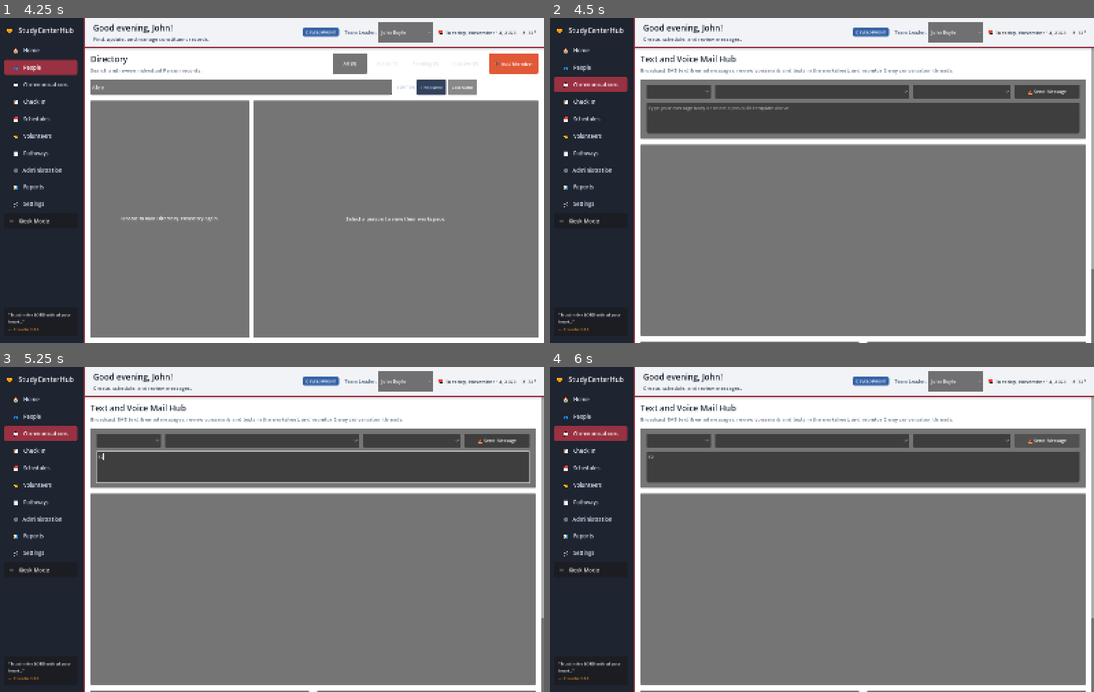
Above: before the commit, frames 1-4 (two rows, left to right).
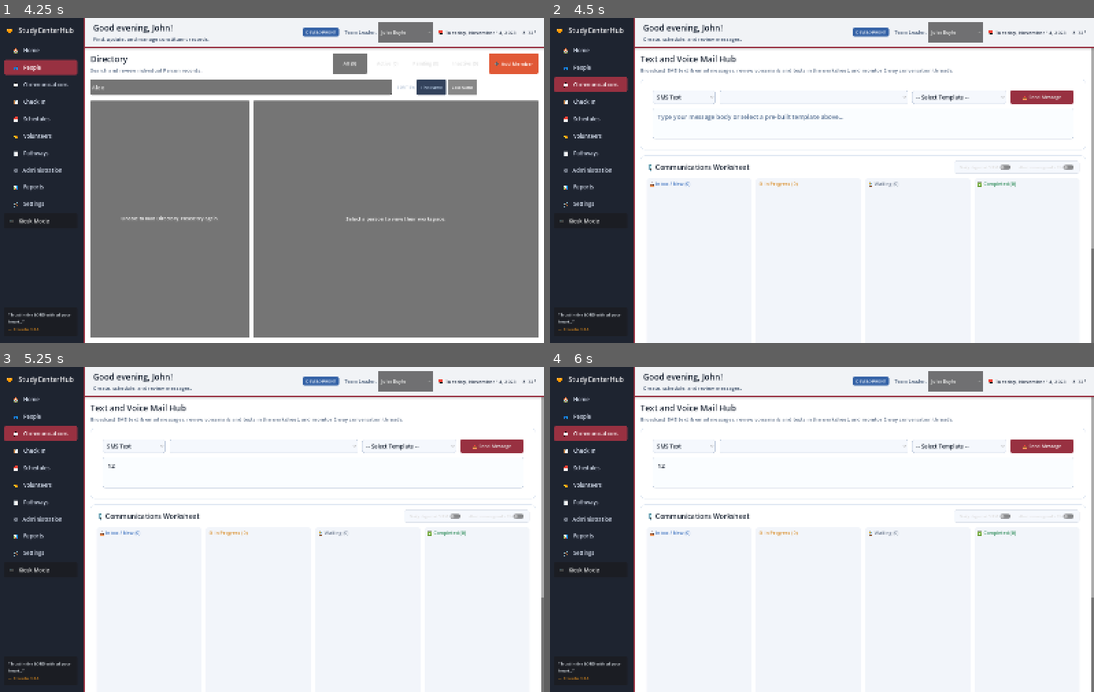
Above: after the commit, the same moments.

Repository: johnboyte/StudyCenterHub-Desktop
Game: Godot game, scene res://app/scenes/app_shell.tscn
Two runs of this game, one before a commit and one after it. Both use one fixed random seed, a clock stepped at 60 frames per second and the inputs below.
Inputs (mouse positions are in pixels of both pictures, inside the frame that each line leads up to):
- Up to frame 1 (4.25 s): click "🏠 Home" at 0.5 s; click "👥 People" at 1.25 s; click (239, 86) at 2.02 s; type "Alex" at 2.1 s; click "First Name" at 2.75 s; click "Last Name" at 3.5 s
- Up to frame 2 (4.5 s): click "💬 Communications" at 4.25 s
- Up to frame 3 (5.25 s): click (315, 467) at 5.02 s; type "12" at 5.1 s
- Up to frame 4 (6 s): click "📤 Send Message" at 5.75 s

Frame 1 is identical in both runs. In frame 2, 64% of the frame differs, in the area x 16-100%, y 18-100%; in frame 3, 64%; in frame 4, 64%.
Error before the commit: Parse Error: Identifier "recipient" not declared in the current scope. (res://app/scenes/communications_view.gd:794)

Commit message:
fix(ui): remove hardcoded administration modules subtab override and support launch view overrides

Diff:
--- a/app/scenes/administration_view.gd
+++ b/app/scenes/administration_view.gd
@@ -75,10 +75,11 @@
 }
 
 func receive_navigation_context(params: Dictionary = {}) -> void:
-	if params.get("tab") == "campus_community":
-		active_tab = "campus_community"
+	if params.has("tab"):
+		active_tab = str(params["tab"])
 		if params.has("sub_tab"):
 			cc_admin_sub_tab = str(params["sub_tab"])
+			ivr_sub_tab = str(params["sub_tab"])
 		switch_tab(active_tab)
 	elif params.get("queue_mode", false) == true or params.get("queue_id") == "failed_inbound_events":
 		active_tab = "sync_engine"
@@ -88,6 +89,9 @@
 	_init_database()
 	_style_card()
 	_connect_tabs()
+	var init_subtab = OS.get_environment("STUDYCENTERHUB_INITIAL_SUBTAB")
+	if init_subtab != "":
+		active_tab = init_subtab
 
 	# Dynamically instantiate IVR and Sessions tab buttons in TabHBox
 	btn_tab_ivr = Button.new()
@@ -207,7 +211,7 @@
 	if content_card:
 		content_card.child_order_changed.connect(_setup_scroll_handling)
 
-	switch_tab("modules")
+	switch_tab(active_tab)
 
 func _init_database() -> void:
 	if not db:
--- a/app/scenes/app_shell.gd
+++ b/app/scenes/app_shell.gd
@@ -83,8 +83,11 @@
 	_update_date_and_weather()
 	_connect_nav_signals()
 	top_header_bar.resized.connect(_adjust_content_area_offset)
-	_adjust_content_area_offset()
-	switch_view("home")
+	var init_view = OS.get_environment("STUDYCENTERHUB_INITIAL_VIEW")
+	if init_view != "":
+		switch_view(init_view)
+	else:
+		switch_view("home")
 	_start_auto_sync()
 
 func _start_auto_sync() -> void:
--- a/app/scenes/attendance_view.gd
+++ b/app/scenes/attendance_view.gd
@@ -891,19 +891,21 @@
 	var wday_name = day_names[int(date_dict["weekday"])]
 	var m_name = month_names[int(date_dict["month"]) - 1]
 
-	date_label.text = "%s, %s %d, %d" % [wday_name, m_name, date_dict["day"], date_dict["year"]]
-	btn_date_pick.text = "📅 %02d/%02d/%04d" % [date_dict["month"], date_dict["day"], date_dict["year"]]
+	if date_label: date_label.text = "%s, %s %d, %d" % [wday_name, m_name, date_dict["day"], date_dict["year"]]
+	if btn_date_pick: btn_date_pick.text = "📅 %02d/%02d/%04d" % [date_dict["month"], date_dict["day"], date_dict["year"]]
 
 	var today_str = Time.get_date_string_from_system()
-	if date_str == today_str:
-		viewing_subtitle.text = "Viewing today"
-	else:
-		viewing_subtitle.text = "Viewing " + date_str
+	if viewing_subtitle:
+		if date_str == today_str:
+			viewing_subtitle.text = "Viewing today"
+		else:
+			viewing_subtitle.text = "Viewing " + date_str
 
 	_render_metrics(date_str)
 	_render_checkin_log(date_str)
 
 func _render_metrics(date_str: String) -> void:
+	if not metrics_grid: return
 	for c in metrics_grid.get_children(): c.free()
 
 	var res = db.execute("SELECT a.id, p.primary_role FROM attendance_log a LEFT JOIN people p ON p.id = a.person_id WHERE a.check_in_date = ?;", [date_str])
@@ -972,7 +974,19 @@
 	card.add_child(vbox)
 	metrics_grid.add_child(card)
 
+var current_log_sort_by: String = "first_name" # "first_name" or "last_name"
+
+func _style_sort_button(btn: Button, is_active: bool) -> void:
+	var primary_col = _get_active_theme_color()
+	var st = StyleBoxFlat.new()
+	st.bg_color = primary_col if is_active else Color(0.20, 0.26, 0.36, 1.0)
+	st.corner_radius_top_left = 4; st.corner_radius_top_right = 4; st.corner_radius_bottom_left = 4; st.corner_radius_bottom_right = 4
+	st.content_margin_left = 8; st.content_margin_right = 8; st.content_margin_top = 4; st.content_margin_bottom = 4
+	btn.add_theme_stylebox_override("normal", st)
+	btn.add_theme_color_override("font_color", Color(1, 1, 1, 1) if is_active else Color(0.70, 0.78, 0.88, 1.0))
+
 func _render_checkin_log(date_str: String) -> void:
+	if not log_card: return
 	for child in log_card.get_children(): child.queue_free()
 
 	var vbox = VBoxContainer.new(); vbox.add_theme_constant_override("separation", 14)
@@ -982,9 +996,45 @@
 	var head_vbox = VBoxContainer.new(); head_vbox.size_flags_horizontal = SIZE_EXPAND_FILL
 	var title_lbl = Label.new(); title_lbl.text = "Recent Check-ins"; title_lbl.add_theme_font_size_override("font_size", 22); title_lbl.add_theme_color_override("font_color", Color(1.0, 1.0, 1.0, 1.0))
 	head_vbox.add_child(title_lbl)
-	var sub_lbl = Label.new(); sub_lbl.text = "All check-ins for the selected date, newest first."; sub_lbl.add_theme_font_size_override("font_size", 16); sub_lbl.add_theme_color_override("font_color", Color(1.0, 1.0, 1.0, 1.0))
+	var sub_lbl = Label.new(); sub_lbl.text = "All check-ins for the selected date."; sub_lbl.add_theme_font_size_override("font_size", 16); sub_lbl.add_theme_color_override("font_color", Color(1.0, 1.0, 1.0, 1.0))
 	head_vbox.add_child(sub_lbl)
 	header_hbox.add_child(head_vbox)
+
+	var sort_hbox = HBoxContainer.new()
+	sort_hbox.add_theme_constant_override("separation", 6)
+	sort_hbox.alignment = BoxContainer.ALIGNMENT_CENTER
+
+	var lbl_sort = Label.new()
+	lbl_sort.text = "SORT BY:"
+	lbl_sort.add_theme_font_size_override("font_size", 12)
+	lbl_sort.add_theme_color_override("font_color", Color(0.70, 0.78, 0.88, 1.0))
+	sort_hbox.add_child(lbl_sort)
+
+	var btn_sort_fn = Button.new()
+	btn_sort_fn.text = "First Name"
+	btn_sort_fn.custom_minimum_size = Vector2(85, 28)
+	btn_sort_fn.add_theme_font_size_override("font_size", 12)
+	_style_sort_button(btn_sort_fn, current_log_sort_by == "first_name")
+	btn_sort_fn.pressed.connect(func():
+		if current_log_sort_by != "first_name":
+			current_log_sort_by = "first_name"
+			_refresh_dashboard()
+	)
+	sort_hbox.add_child(btn_sort_fn)
+
+	var btn_sort_ln = Button.new()
+	btn_sort_ln.text = "Last Name"
+	btn_sort_ln.custom_minimum_size = Vector2(85, 28)
+	btn_sort_ln.add_theme_font_size_override("font_size", 12)
+	_style_sort_button(btn_sort_ln, current_log_sort_by == "last_name")
+	btn_sort_ln.pressed.connect(func():
+		if current_log_sort_by != "last_name":
+			current_log_sort_by = "last_name"
+			_refresh_dashboard()
+	)
+	sort_hbox.add_child(btn_sort_ln)
+
+	header_hbox.add_child(sort_hbox)
 
 	var btn_refresh = Button.new(); btn_refresh.text = "🔄 Refresh"; btn_refresh.custom_minimum_size = Vector2(110, 40)
 	_style_button_high_contrast(btn_refresh, Color(0.20, 0.26, 0.36, 1.0), Color(0.40, 0.55, 0.75, 1.0), 16)
@@ -992,7 +1042,9 @@
 	header_hbox.add_child(btn_refresh)
 	vbox.add_child(header_hbox)
 
-	var res = db.execute("SELECT a.id, a.checkin_uuid, a.human_id, a.check_in_date, a.check_in_time, a.method, a.mode, p.first_name, p.last_name, p.primary_role, p.academic_year, i.short_name AS inst_short, p.profile_photo FROM attendance_log a LEFT JOIN people p ON p.id = a.person_id LEFT JOIN institutions i ON p.institution_id = i.id WHERE a.check_in_date = ? ORDER BY a.id DESC;", [date_str])
+	var order_sql = "ORDER BY p.first_name ASC, p.last_name ASC, a.id DESC;" if current_log_sort_by == "first_name" else "ORDER BY p.last_name ASC, p.first_name ASC, a.id DESC;"
+	var sql = "SELECT a.id, a.checkin_uuid, a.human_id, a.check_in_date, a.check_in_time, a.method, a.mode, p.first_name, p.last_name, p.primary_role, p.academic_year, i.short_name AS inst_short, p.profile_photo FROM attendance_log a LEFT JOIN people p ON p.id = a.person_id LEFT JOIN institutions i ON p.institution_id = i.id WHERE a.check_in_date = ? " + order_sql
+	var res = db.execute(sql, [date_str])
 
 	if res["success"] and res["data"].size() > 0:
 		var scroll = ScrollContainer.new(); scroll.custom_minimum_size = Vector2(0, 340); scroll.size_flags_vertical = SIZE_EXPAND_FILL
--- a/app/scenes/communications_view.gd
+++ b/app/scenes/communications_view.gd
@@ -782,6 +782,12 @@
 
 	if body == "": return
 
+	var res = com_service.send_message_atomic(recipient, channel, body, _get_active_sender_name())
+	if res["success"]:
+		print("Message sent successfully: ", res["message_uuid"])
+		message_body_edit.text = ""
+		_refresh_all_feeds()
+
 func _get_active_sender_name() -> String:
 	if db:
 		var q_sup = db.execute("SELECT setting_value FROM app_settings WHERE setting_key = 'ACTIVE_SUPERVISOR' LIMIT 1;")
@@ -790,12 +796,6 @@
 			if val != "":
 				return val
 	return "John Boyte"
-
-	var res = com_service.send_message_atomic(recipient, channel, body, _get_active_sender_name())
-	if res["success"]:
-		print("Message sent successfully: ", res["message_uuid"])
-		message_body_edit.text = ""
-		_refresh_all_feeds()
 
 func _initiate_call_dialog(recipient: Dictionary, notes: String) -> void:
 	var fn = str(recipient.get("first_name", ""))
--- a/project.godot
+++ b/project.godot
@@ -29,4 +29,3 @@
 [rendering]
 
 rendering_device/driver.windows="d3d12"
-renderer/rendering_method="forward_plus"
--- a/src/domain/directory/directory_read_service.gd
+++ b/src/domain/directory/directory_read_service.gd
@@ -34,14 +34,41 @@
 		sql += " WHERE p.status = ?"
 		args.append(status_filter)
 
-	sql += " ORDER BY p.last_name ASC, p.first_name ASC, p.id ASC;"
+	var sort_by = String(options.get("sort_by", "first_name")).to_lower()
+	if sort_by == "last_name":
+		sql += " ORDER BY p.last_name ASC, p.first_name ASC, p.id ASC;"
+	else:
+		sql += " ORDER BY p.first_name ASC, p.last_name ASC, p.id ASC;"
+
 	var res = db.execute(sql, args)
 	if not res["success"]:
 		return {"success": false, "error": res["error"], "people": []}
 	return {"success": true, "error": "", "people": res["data"]}
 
-func list_active_people() -> Dictionary:
-	return list_people({"status": "active"})
+func list_signed_in_today(options: Dictionary = {}) -> Dictionary:
+	var today_date = Time.get_date_string_from_system()
+	var sql = """
+		SELECT p.*, al.check_in_time, al.check_in_date, i.name AS institution_name
+		FROM attendance_log al
+		JOIN people p ON al.person_id = p.id
+		LEFT JOIN institutions i ON p.institution_id = i.id
+		WHERE al.check_in_date = ?
+	"""
+	var sort_by = String(options.get("sort_by", "first_name")).to_lower()
+	if sort_by == "last_name":
+		sql += " ORDER BY p.last_name ASC, p.first_name ASC, p.id ASC;"
+	else:
+		sql += " ORDER BY p.first_name ASC, p.last_name ASC, p.id ASC;"
+
+	var res = db.execute(sql, [today_date])
+	if not res["success"]:
+		return {"success": false, "error": res["error"], "people": []}
+	return {"success": true, "error": "", "people": res["data"]}
+
+func list_active_people(options: Dictionary = {}) -> Dictionary:
+	var opts = options.duplicate()
+	opts["status"] = "active"
+	return list_people(opts)
 
 func list_pending_people() -> Dictionary:
 	var sql = "SELECT p.*, i.name AS institution_name, i.short_name AS institution_short_name FROM people p LEFT JOIN institutions i ON p.institution_id = i.id WHERE p.status IN ('pending', 'To Be Confirmed') ORDER BY p.last_name ASC, p.first_name ASC, p.id ASC;"
@@ -138,7 +165,11 @@
 		sql += " AND status = ?"
 		args.append(status_filter)
 
-	sql += " ORDER BY last_name ASC, first_name ASC, id ASC LIMIT ?;"
+	var sort_by = String(options.get("sort_by", "first_name")).to_lower()
+	if sort_by == "last_name":
+		sql += " ORDER BY p.last_name ASC, p.first_name ASC, p.id ASC LIMIT ?;"
+	else:
+		sql += " ORDER BY p.first_name ASC, p.last_name ASC, p.id ASC LIMIT ?;"
 	args.append(limit_val)
 
 	var res = db.execute(sql, args)
--- a/src/domain/security/qr_credential_service.gd
+++ b/src/domain/security/qr_credential_service.gd
@@ -24,9 +24,11 @@
 	var h = hash_token(raw_token)
 	return "Pass ***" + h.right(4)
 
-func issue_credential(person_id: int, person_uuid: String) -> Dictionary:
+func issue_credential(person_id: int, person_uuid: String, issued_by_staff_human_id: String = "") -> Dictionary:
 	if not db:
 		return {"success": false, "error": "Database reference unavailable"}
+
+	db.execute("ALTER TABLE participant_qr_credentials ADD COLUMN issued_by_staff_human_id TEXT DEFAULT NULL;")
 
 	var raw_token = generate_secure_token()
 	var token_hash_val = hash_token(raw_token)
@@ -37,12 +39,12 @@
 	var revoke_sql = "UPDATE participant_qr_credentials SET status = 'revoked' WHERE person_id = ? AND status = 'active';"
 	db.execute(revoke_sql, [person_id])
 
-	# 2. Insert new credential with SHA-256 hash and hint
+	# 2. Insert new credential with SHA-256 hash, hint, and audit staff human ID
 	var insert_sql = """
-		INSERT INTO participant_qr_credentials (credential_id, person_id, token_hash, token_hint, status, issued_at)
-		VALUES (?, ?, ?, ?, 'active', datetime('now'));
+		INSERT INTO participant_qr_credentials (credential_id, person_id, token_hash, token_hint, status, issued_at, issued_by_staff_human_id)
+		VALUES (?, ?, ?, ?, 'active', datetime('now'), COALESCE(NULLIF(?, ''), 'SYSTEM'));
 	"""
-	var res = db.execute(insert_sql, [cred_id, person_id, token_hash_val, hint_val])
+	var res = db.execute(insert_sql, [cred_id, person_id, token_hash_val, hint_val, issued_by_staff_human_id])
 	if not res["success"]:
 		return {"success": false, "error": "Failed to store credential hash: " + str(res.get("error", ""))}
 
--- a/src/infrastructure/database/sqlite_database.gd
+++ b/src/infrastructure/database/sqlite_database.gd
@@ -19,28 +19,29 @@
 		)
 
 		var db_name = "studycenterhub_development.db"
+		var gateway_target = "https://dev-gateway.reallife-studycenter.org (Development)"
 		if env == "production":
 			db_name = "studycenterhub_production.db"
-		elif env == "staging":
-			db_name = "studycenterhub_staging.db"
+			gateway_target = "https://app.reallife-studycenter.org (Production)"
 		else:
-			env = "development" # fallback/default
+			env = "development" # canonical fallback
 
 		db_path = ProjectSettings.globalize_path("user://" + db_name)
-		print("StudyCenterHub environment: ", env)
-		print("Database: ", db_path)
+		print("============================================================")
+		print("[ENVIRONMENT] MODE: ", env.to_upper())
+		print("[ENVIRONMENT] DATABASE PATH: ", db_path)
+		print("[ENVIRONMENT] GATEWAY TARGET: ", gateway_target)
+		print("============================================================")
 	_ensure_db_dir()
 
 static func resolve_environment(explicit_env: String, exec_path: String, cmdline_args: Array) -> String:
 	var clean_env = explicit_env.to_lower().strip_edges()
-	if clean_env == "production" or clean_env == "staging" or clean_env == "development":
+	if clean_env == "production" or clean_env == "development":
 		return clean_env
 
 	var full_context = (exec_path + " " + " ".join(cmdline_args)).to_lower()
-	if full_context.contains("production") or full_context.contains("studycenterhub-desktop-production"):
+	if full_context.contains("production") or full_context.contains("studycenterhub-desktop-production") or full_context.contains("studycenterhub – production"):
 		return "production"
-	elif full_context.contains("staging") or full_context.contains("rc1"):
-		return "staging"
 
 	return "development"
 
